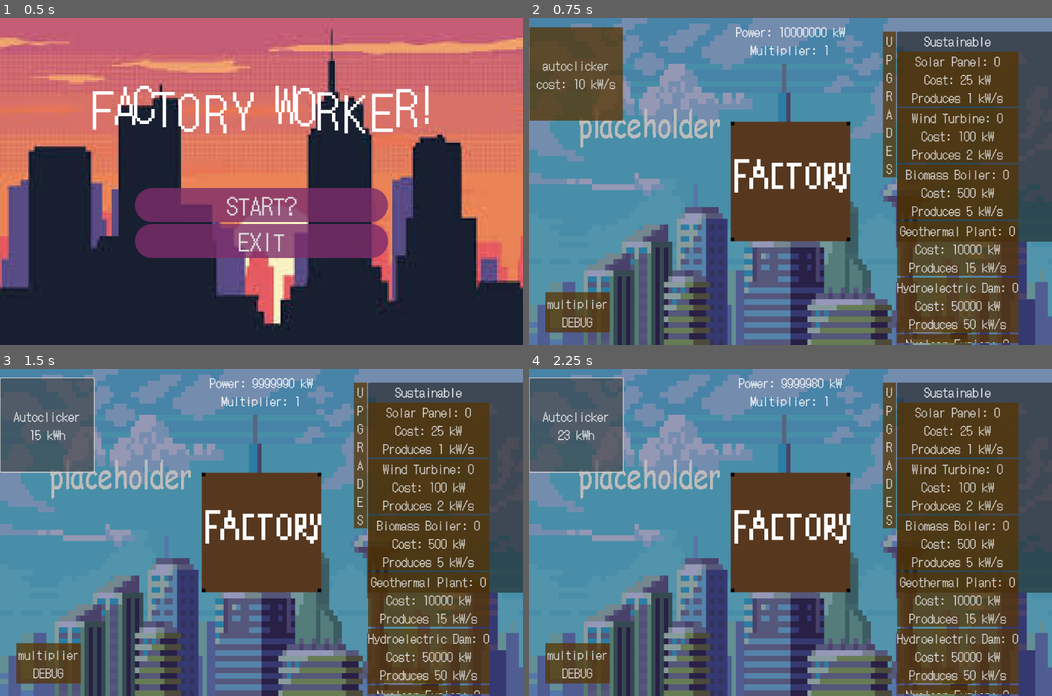
Above: before the commit, frames 1-4 (two rows, left to right).
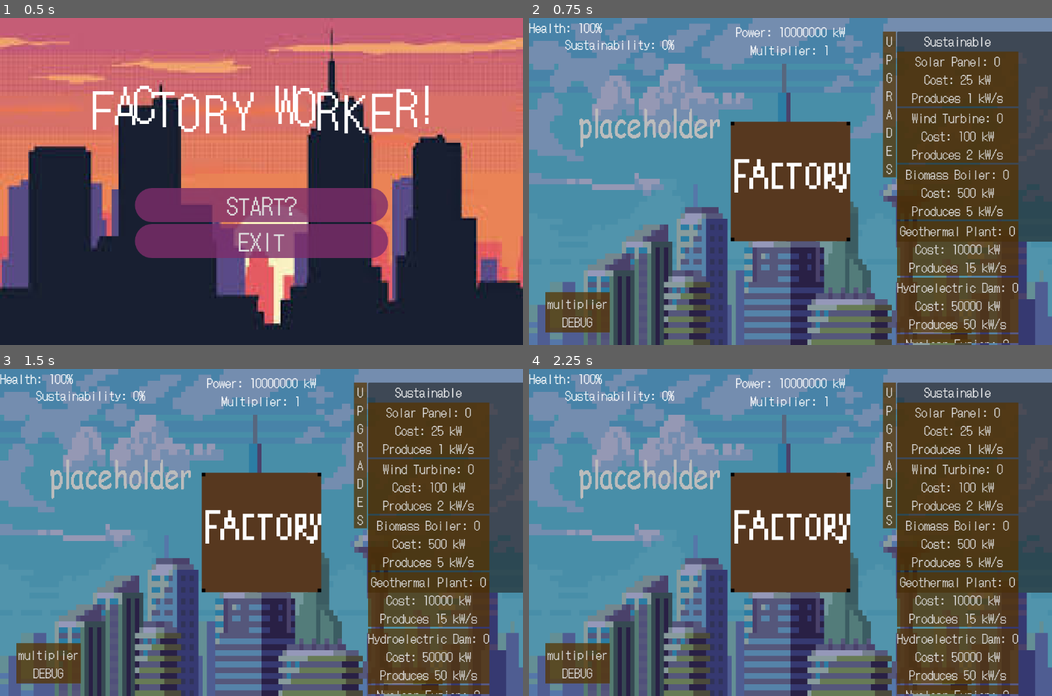
Above: after the commit, the same moments.

Repository: chu0029/SusGame
Game: Godot game, scene res://scenes/menu_start.tscn
Same seed, same stepped clock (60 frames per second), same inputs: the game is played once before the commit and once after it.
Inputs (mouse positions are in pixels of both pictures, inside the frame that each line leads up to):
- Up to frame 1 (0.5 s): no input
- Up to frame 2 (0.75 s): click "START?" at 0.5 s
- Up to frame 3 (1.5 s): click (47, 424) at 1.25 s, where only the run before the commit has a clickable "autoclicker cost: 10 kW/s"
- Up to frame 4 (2.25 s): click (576, 424) at 2 s, where only the run before the commit has a clickable "Autoclicker 15 kWh"

Frame 1 is identical in both runs. In frame 2, 5.3% of the frame differs, in the area x 0-28%, y 1-32%; in frame 3, 5.8%, in the area x 0-61%, y 1-32%; in frame 4, 5.8%.

Commit message:
added health and sr

Diff:
--- a/scenes/gametest.tscn
+++ b/scenes/gametest.tscn
@@ -8,7 +8,7 @@
 [ext_resource type="AudioStream" uid="uid://bou11k5vvk7ai" path="res://filees and stuff/e_s015.ogg" id="7_82nuq"]
 [ext_resource type="AudioStream" uid="uid://cbjhbqsh1ymx0" path="res://filees and stuff/PYRAMID - banana marmalade.ogg" id="7_t82je"]
 
-[node name="Control" type="Control" node_paths=PackedStringArray("counter", "multipcounter", "timer", "soundfactory", "soundupgrade", "bgm", "autoclicker", "solarpanel", "windturbine", "biomass", "geothermalplant", "hydroelectricdam", "nuclearfusion")]
+[node name="Control" type="Control" node_paths=PackedStringArray("counter", "multipcounter", "timer", "soundfactory", "soundupgrade", "bgm", "autoclicker", "solarpanel", "windturbine", "biomass", "geothermalplant", "hydroelectricdam", "nuclearfusion", "sustainabilityrating", "healthbutton")]
 layout_mode = 3
 anchors_preset = 15
 anchor_right = 1.0
@@ -29,6 +29,8 @@
 geothermalplant = NodePath("Panel/ScrollContainer/MarginContainer/HBoxContainer/VBoxContainer/geothermalplant")
 hydroelectricdam = NodePath("Panel/ScrollContainer/MarginContainer/HBoxContainer/VBoxContainer/hydroelectricdam")
 nuclearfusion = NodePath("Panel/ScrollContainer/MarginContainer/HBoxContainer/VBoxContainer/nuclearfusion")
+sustainabilityrating = NodePath("sustainability")
+healthbutton = NodePath("health")
 
 [node name="TextureRect" type="TextureRect" parent="."]
 z_index = -1
@@ -98,10 +100,10 @@
 [node name="autoclicker" type="Button" parent="."]
 custom_minimum_size = Vector2(200, 200)
 layout_mode = 0
-offset_left = 1.0
-offset_top = 20.0
-offset_right = 201.0
-offset_bottom = 220.0
+offset_left = -387.0
+offset_top = 81.0
+offset_right = -187.0
+offset_bottom = 281.0
 theme = ExtResource("3_34im5")
 text = "autoclicker
 cost: 10 kW/s"
@@ -195,6 +197,24 @@
 D
 E
 S"
+
+[node name="sustainability" type="Label" parent="."]
+layout_mode = 1
+anchors_preset = -1
+anchor_bottom = 0.016
+offset_left = 77.0
+offset_top = 36.0
+offset_right = 311.0
+offset_bottom = 126.8
+theme = ExtResource("3_34im5")
+text = "Sustainability: 0%"
+
+[node name="health" type="Label" parent="."]
+layout_mode = 0
+offset_right = 148.0
+offset_bottom = 80.0
+theme = ExtResource("3_34im5")
+text = "Health: 100%"
 
 [node name="Pyramid-BananaMarmalade" type="AudioStreamPlayer" parent="."]
 stream = ExtResource("7_t82je")
--- a/scripts/gametest.gd
+++ b/scripts/gametest.gd
@@ -16,6 +16,9 @@
 @export var hydroelectricdam: Button
 @export var nuclearfusion: Button
 
+@export var sustainabilityrating: Label
+@export var healthbutton: Label
+
 var power: int = 10000000
 var multiplier : int = 1
 var automult : int = 0
@@ -23,13 +26,19 @@
 var AutoclickC = 10
 var solarC = 25
 
-#sustainable upgrades
+#amount of sustainable upgrades player has acquired
 var solarpanelcount : int = 0
 var windturbinecount : int = 0
 var biomasscount : int = 0
 var geothermalplantcount : int = 0
 var hydroelectricdamcount : int = 0
 var nuclearfusioncount : int = 0
+
+#variables that determine sustainability rating and health
+var sustainability : int = 0
+var susupgrade : int = 1
+var unsusupgrade : = 1
+var health : int = 100
 
 # Called when the node enters the scene tree for the first time.
 func _ready() -> void:
@@ -46,6 +55,11 @@
 	power += 1 * multiplier
 
 func AutoFactory() -> void:
+	sustainability = susupgrade/unsusupgrade
+	if sustainability < 70: #and sustainability > 0 ?
+		health -= 1
+	sustainabilityrating.text = "Sustainability Rating: %s" %sustainability
+	healthbutton.text = "Health: %s" %health
 	power += 1 * automult
 	power += 1 * solarpanelcount
 	power += 2 * windturbinecount
